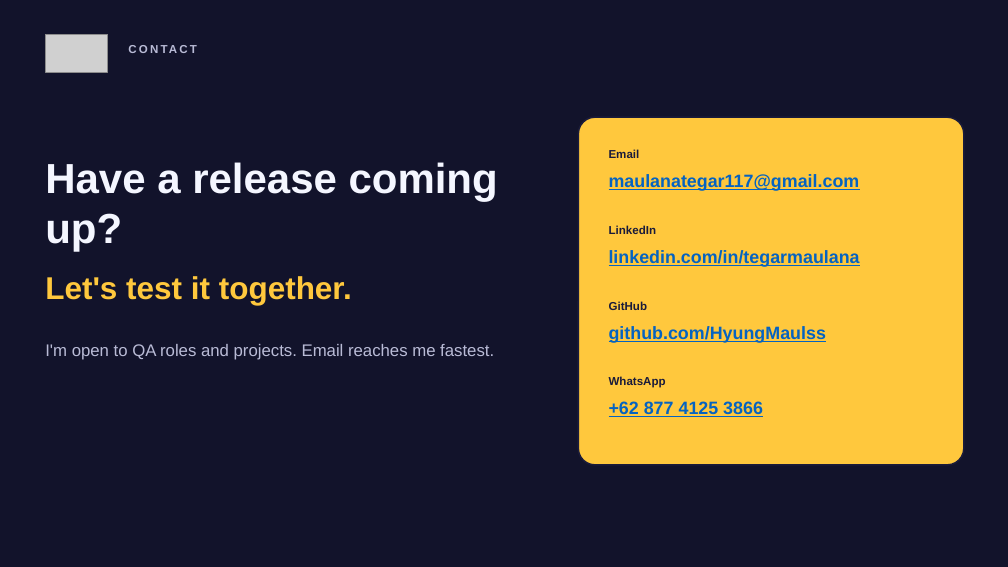
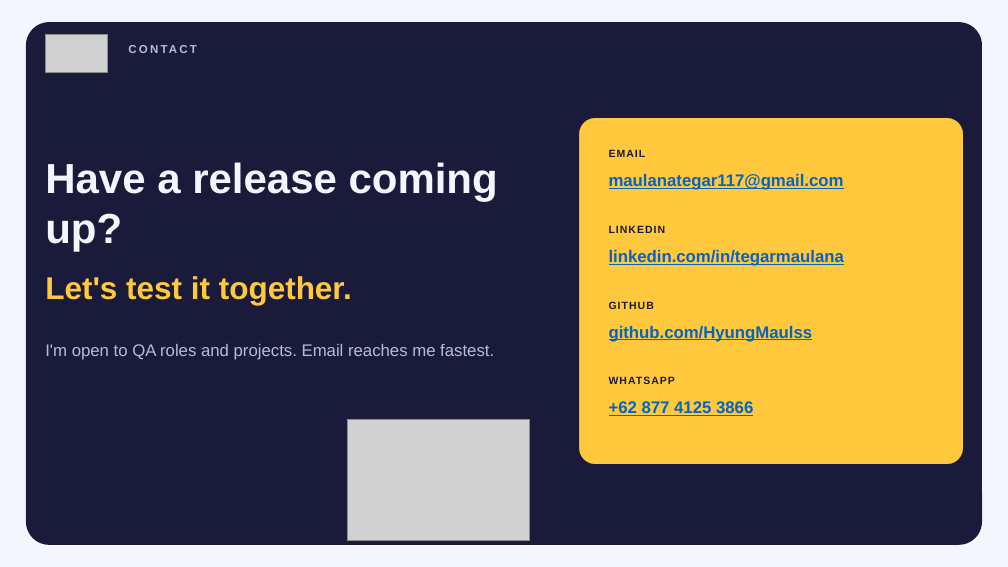
Before and after one commit to HyungMaulss/tegar-portfolio, a slide deck: slide 7 of public/Tegar-Maulana-Resume.pptx. Drawn at 1008x567 pixels with LibreOffice and Linux fonts; fonts in the diff are those of the drawing; grey boxes stand for pictures. Boxes give left, top, right and bottom in pixels: in the first picture for what was removed or moved away, otherwise in the second. Text is boxed around its words. In the diff, an @@ line names an element or a change of style, - is before the commit and + after.

```diff
--- a/public/Tegar-Maulana-Resume.pptx
+++ b/public/Tegar-Maulana-Resume.pptx
@@ background #12132B to #F4F6FF @@
@@ rounded rectangle added at (x1=26, y1=23, x2=982, y2=544), fill #1A1B3A, outline #1A1B3A 1 pt @@
@@ text at (x1=609, y1=149, x2=646, y2=157): text changed; size 11 to 10 pt @@
-Email
+EMAIL
@@ text at (x1=609, y1=225, x2=666, y2=233): text changed; size 11 to 10 pt @@
-LinkedIn
+LINKEDIN
@@ text at (x1=609, y1=301, x2=654, y2=309): text changed; size 11 to 10 pt @@
-GitHub
+GITHUB
@@ text at (x1=609, y1=376, x2=675, y2=384): text changed; size 11 to 10 pt @@
-WhatsApp
+WHATSAPP
@@ size 17 to 16 pt in 4 elements at (x1=609, y1=174, x2=844, y2=190), (x1=609, y1=250, x2=844, y2=266), (x1=609, y1=326, x2=813, y2=342), (x1=609, y1=401, x2=753, y2=416) @@
@@ picture added at (x1=348, y1=420, x2=529, y2=541) @@
```
Also in this commit, not shown: 6 other slides changed, 5 other files.
